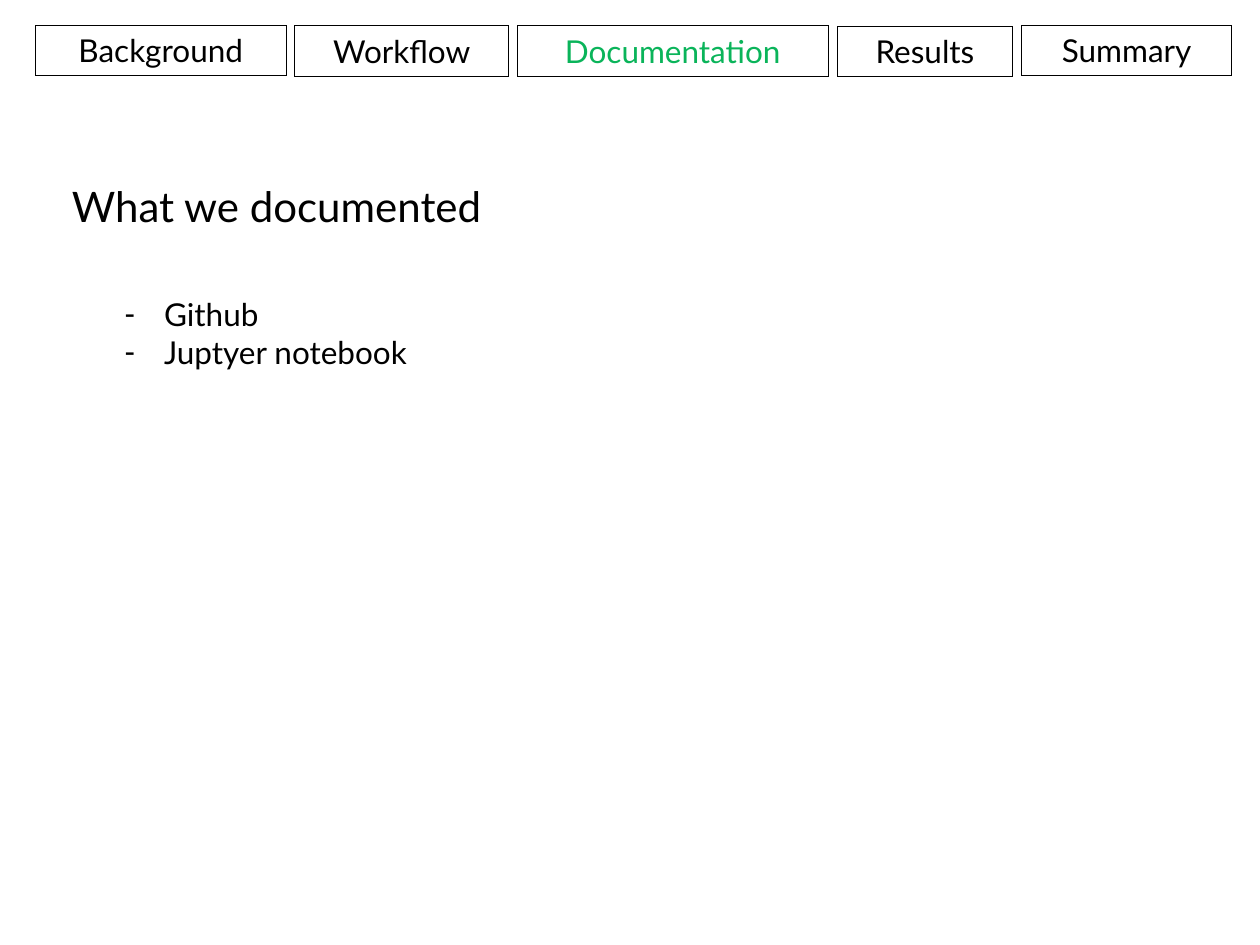
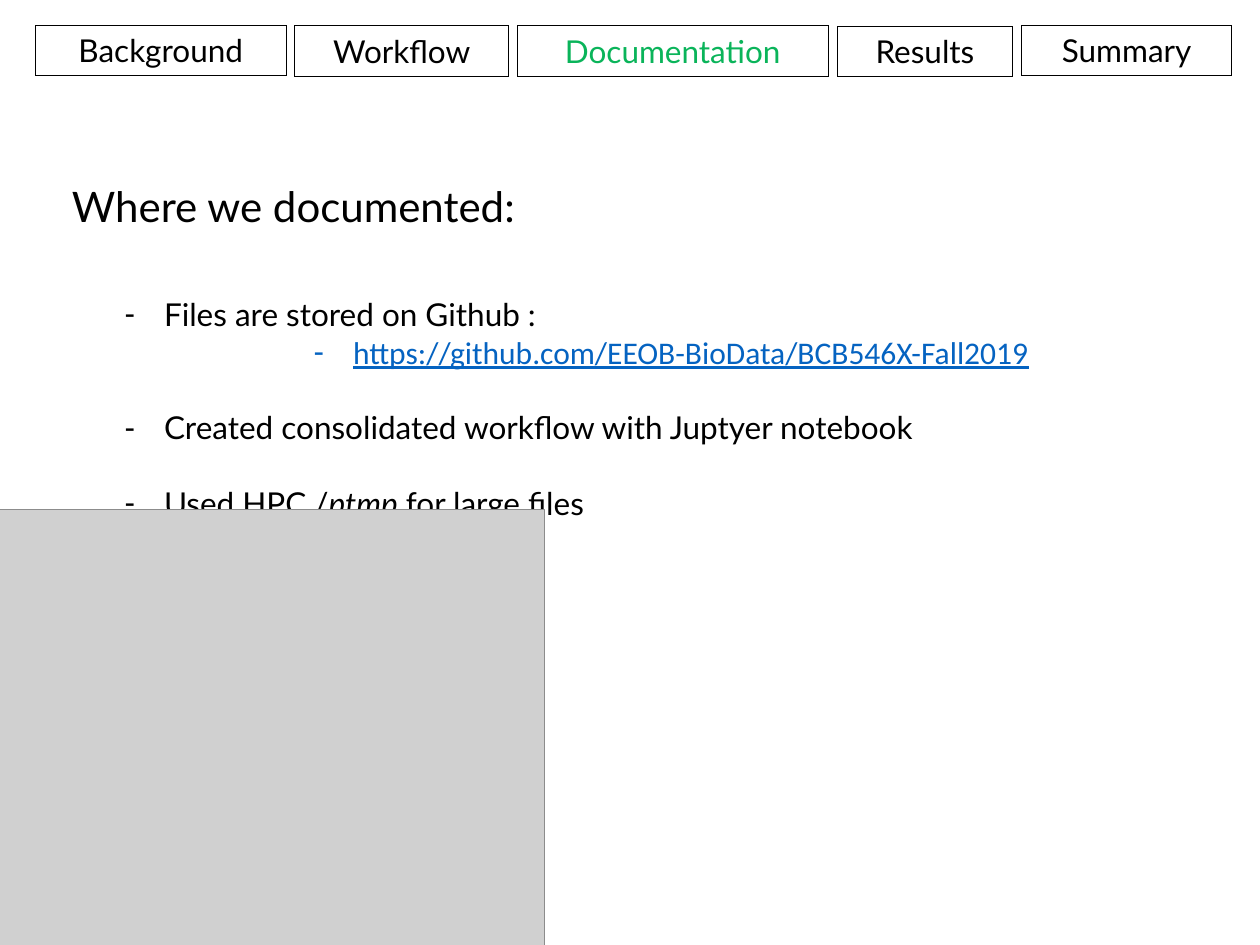
Before and after one commit to aweeger/BCB546X_FinalGroup, a slide deck: slide 18 of Presentation.pptx (slide 20 before the commit). Drawn at 1260x945 pixels with LibreOffice and Linux fonts; fonts in the diff are those of the drawing; grey boxes stand for pictures. Boxes give left, top, right and bottom in pixels: in the first picture for what was removed or moved away, otherwise in the second. Text is boxed around its words. In the diff, an @@ line names an element or a change of style, - is before the commit and + after.

```diff
--- a/Presentation.pptx
+++ b/Presentation.pptx
@@ text at [72, 191, 515, 223]: text changed @@
-What we documented
+Where we documented:
@@ text at [164, 302, 1028, 521]: text changed @@
-– Github
-– Juptyer notebook
+– Files are stored on Github :
+      – https://github.com/EEOB-BioData/BCB546X-Fall2019
+– Created consolidated workflow with Juptyer notebook
+– Used HPC /ptmp for large files
@@ picture added at [0, 509, 544, 945] @@
```
Also in this commit, not shown: 21 other slides changed, 1 slide added, 4 slides removed, 2 other files.
